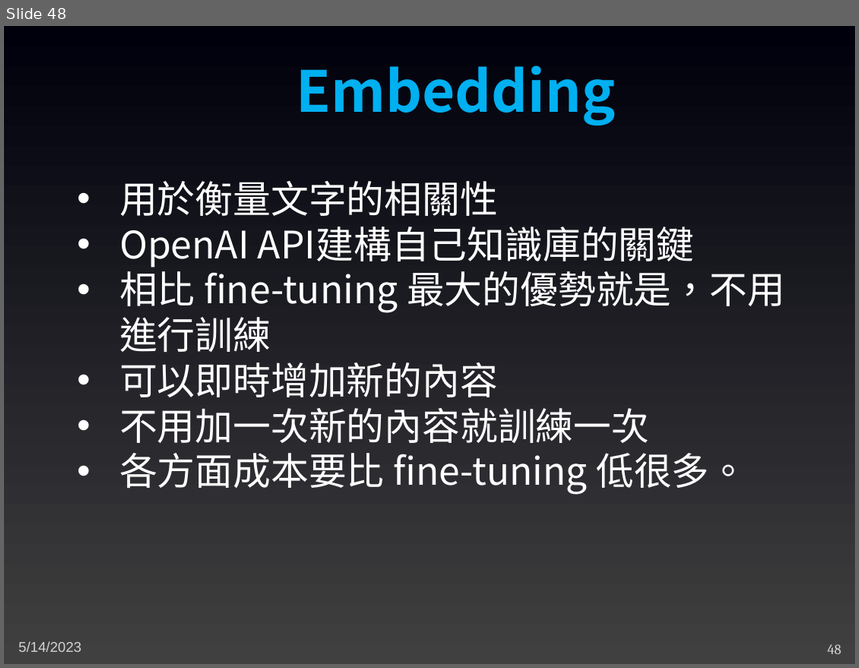
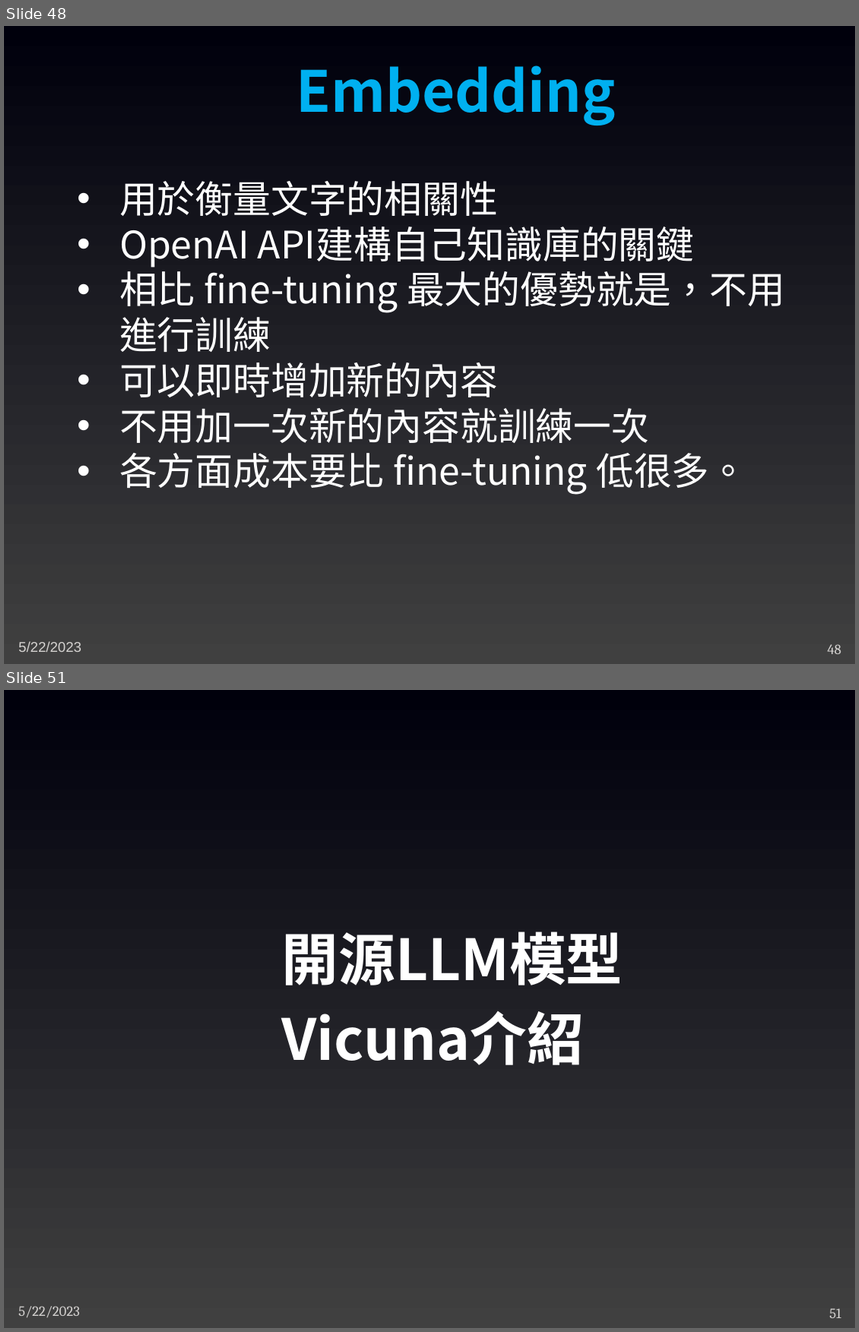
Before and after one commit to joshhu/mustgpt2023, a slide deck: 04 - GPT(四).pptx. Shown one above the other, each under a label of ours: slide 48 before the commit, slides 48 and 51 after it; the slides between them are not shown. The pictures are 859x668 and 859x1332 pixels, drawn with LibreOffice and Linux fonts; fonts in the diff are those of the drawing. Boxes give left, top, right and bottom in pixels: in the first picture for what was removed or moved away, otherwise in the second. Text is boxed around its words. In the diff, an @@ line names an element or a change of style, - is before the commit and + after.

```diff
--- a/04 - GPT(四).pptx
+++ b/04 - GPT(四).pptx
@@ slide 51 added at (4, 690, 855, 1328), background gradient #404040 to #00000C @@
@@ text added at (282, 932, 623, 1065), 48 pt, text #FFFFFF, bold @@
+開源LLM模型
+Vicuna介紹
@@ text added at (18, 1306, 80, 1318), 12 pt, text #D4D2D0 @@
+5/22/2023
@@ page number added at (829, 1309, 842, 1319), 12 pt, text #D4D2D0 @@
+51
@@ slide 48 changed as well @@
@@ text at (18, 642, 82, 652): text changed @@
-5/14/2023
+5/22/2023
```
Also in this commit, not shown: 42 other slides changed, 4 other slides added, 1 other file.
